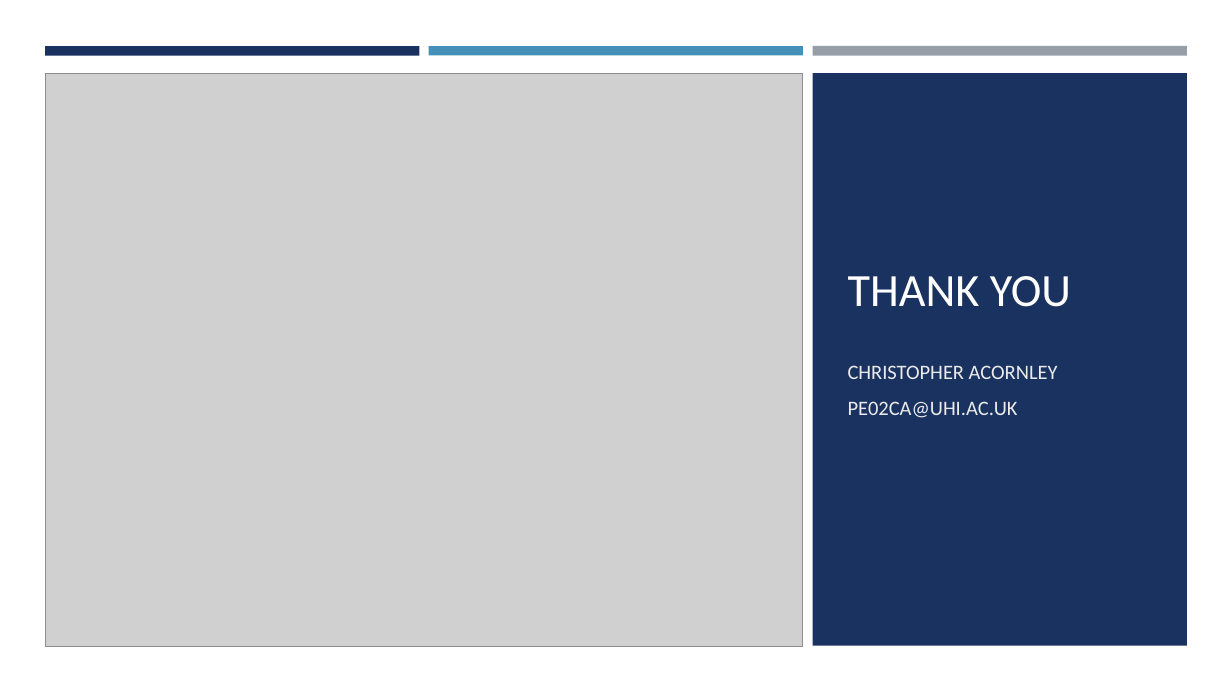
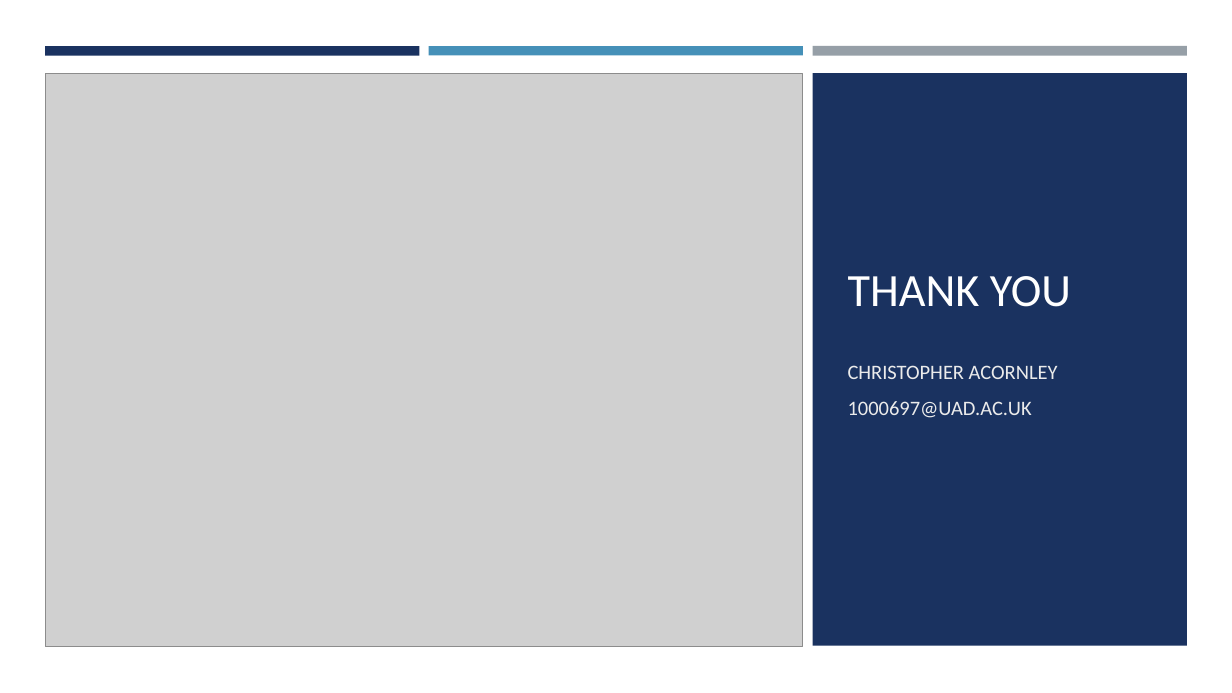
Before and after one commit to ChrisAcornleyPhD/CAP512Data, a slide deck: slide 22 of scripts/CAP512.pptx (slide 20 before the commit). Drawn at 1232x693 pixels with LibreOffice and Linux fonts; fonts in the diff are those of the drawing; grey boxes stand for pictures. Boxes give left, top, right and bottom in pixels: in the first picture for what was removed or moved away, otherwise in the second. Text is boxed around its words. In the diff, an @@ line names an element or a change of style, - is before the commit and + after.

```diff
--- a/scripts/CAP512.pptx
+++ b/scripts/CAP512.pptx
@@ subtitle at [848,401,1032,418]: text changed @@
-PE02CA@UHI.AC.UK
+1000697@UAD.AC.UK
```
Also in this commit, not shown: 3 other slides changed, 8 slides added, 6 slides removed.
